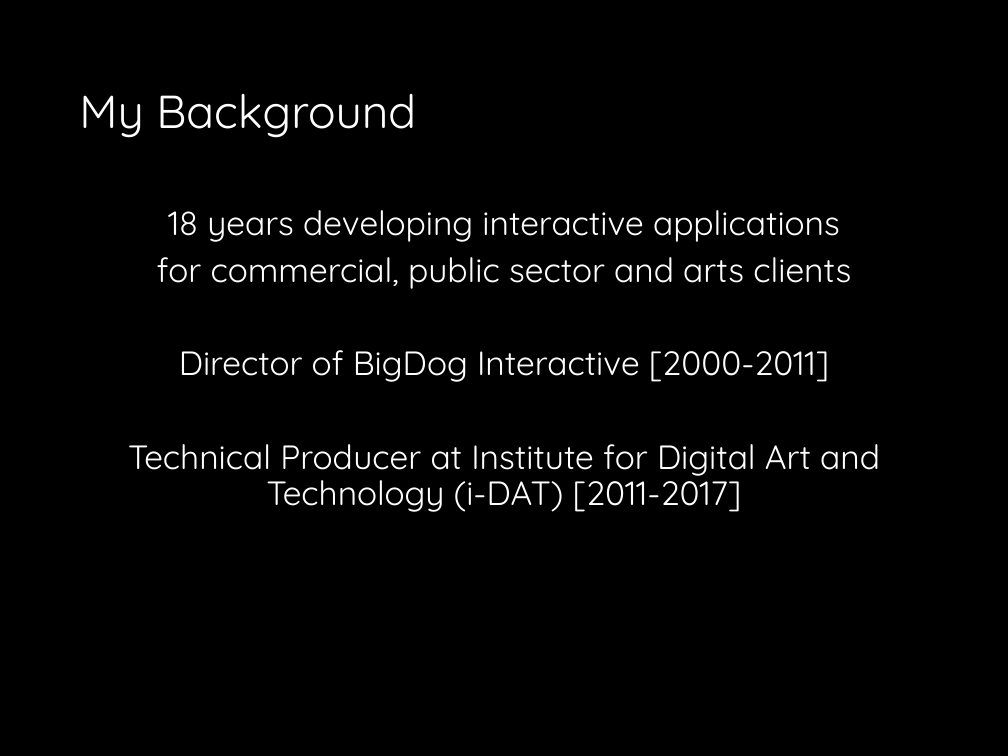
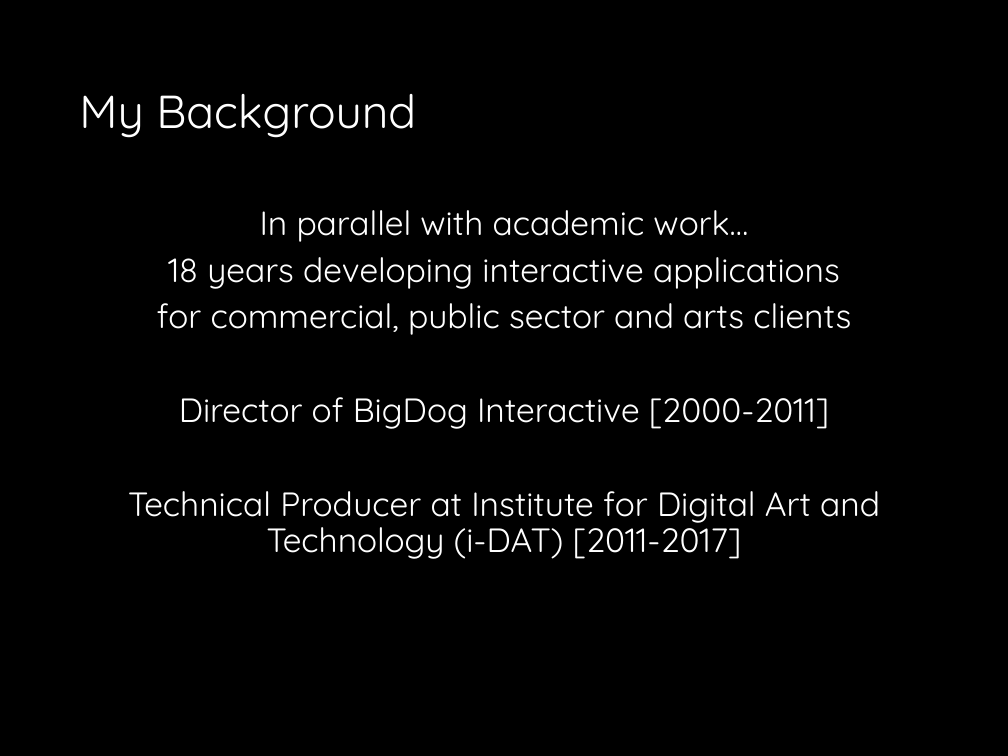
Before and after one commit to fossabot/SPE2018, a slide deck: slide 21 of Lecture Slides/03 Software Process.pptx. Drawn at 1008x756 pixels with LibreOffice and Linux fonts; fonts in the diff are those of the drawing. Boxes give left, top, right and bottom in pixels: in the first picture for what was removed or moved away, otherwise in the second. Text is boxed around its words. In the diff, an @@ line names an element or a change of style, - is before the commit and + after.

```diff
--- a/Lecture Slides/03 Software Process.pptx
+++ b/Lecture Slides/03 Software Process.pptx
@@ text at (x1=260, y1=210, x2=748, y2=242): paragraph added @@
+In parallel with academic work…
```
Also in this commit, not shown: 7 other slides changed.
